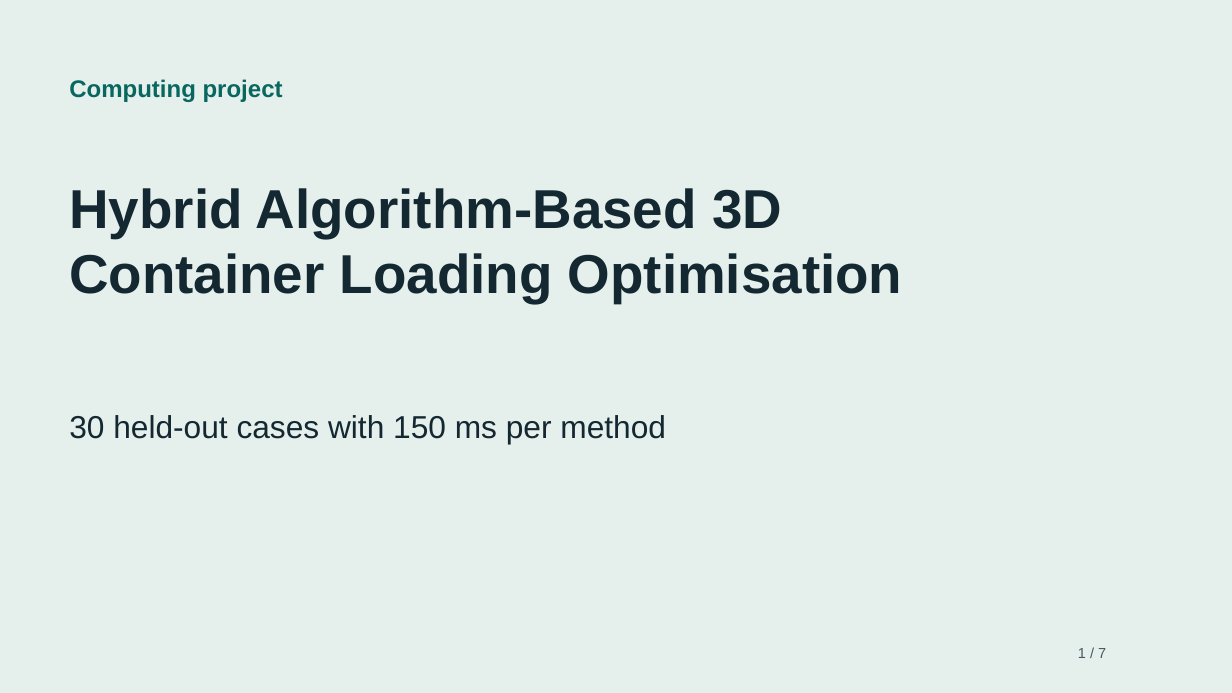
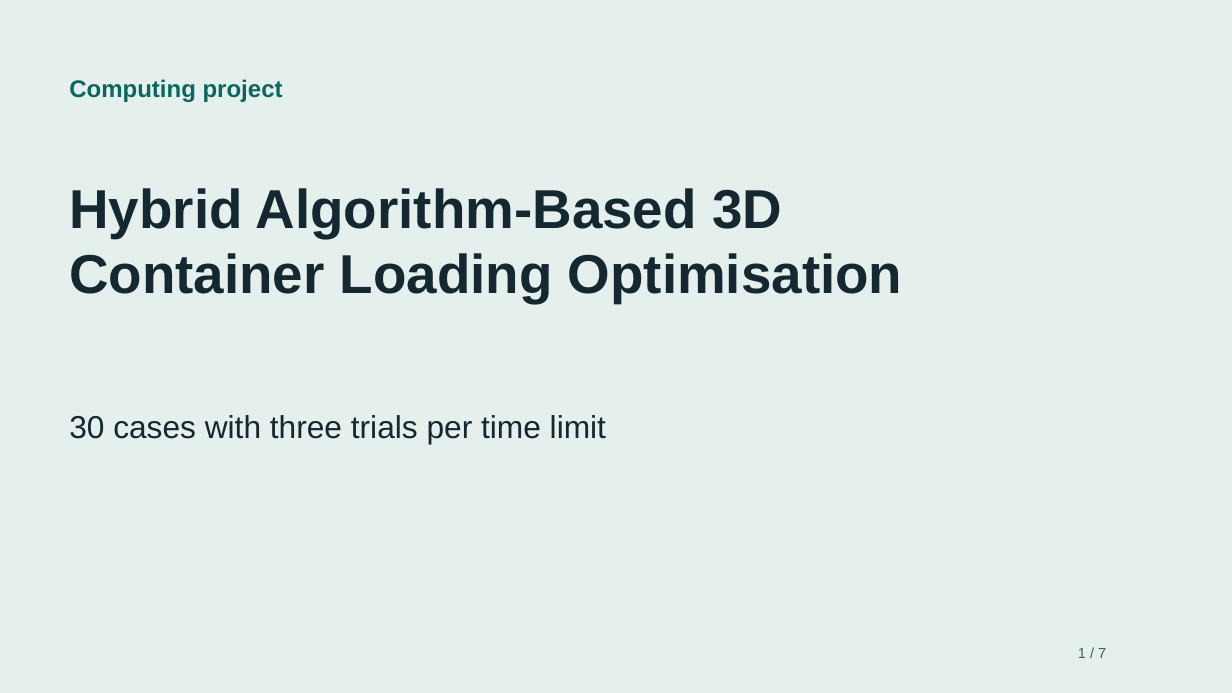
Before and after one commit to AhladM0di/Hybrid-Algorithm-Based-3D-Container-Loading-Optimisation, a slide deck: slide 1 of container_loading/docs/demo_slides.pptx. Drawn at 1232x693 pixels with LibreOffice and Linux fonts; fonts in the diff are those of the drawing. Boxes give left, top, right and bottom in pixels: in the first picture for what was removed or moved away, otherwise in the second. Text is boxed around its words. In the diff, an @@ line names an element or a change of style, - is before the commit and + after.

Commit message:
Run three-seed benchmark and update v4 deliverables

```diff
--- a/container_loading/docs/demo_slides.pptx
+++ b/container_loading/docs/demo_slides.pptx
@@ text at (69,415,606,444): text changed @@
-30 held-out cases with 150 ms per method
+30 cases with three trials per time limit
```
Also in this commit, not shown: 3 other slides changed, 1 slide added, 1 slide removed, 16 other files.
